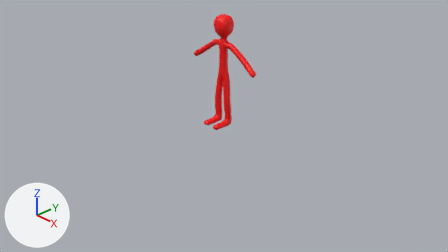
The Blender file art/blender/stickman.blend, before and after one commit.
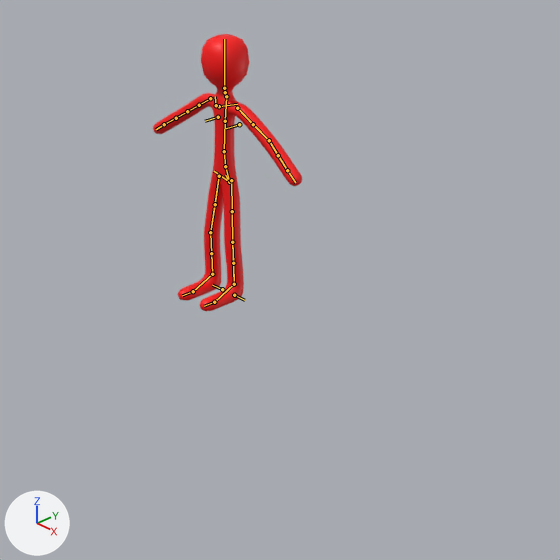
Each version is shown from the file's camera 'Camera', then close up on the part from 29% to 81% of the width and 0% to 93% of the height. The lights are fixed; the arrows at lower left show +X, +Y and +Z. The bones that bend it are drawn over the model as lines in the close-ups.

Names of what the first close-up shows: 'Skin'.
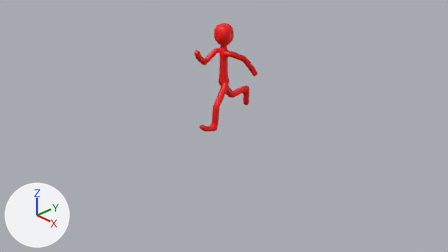
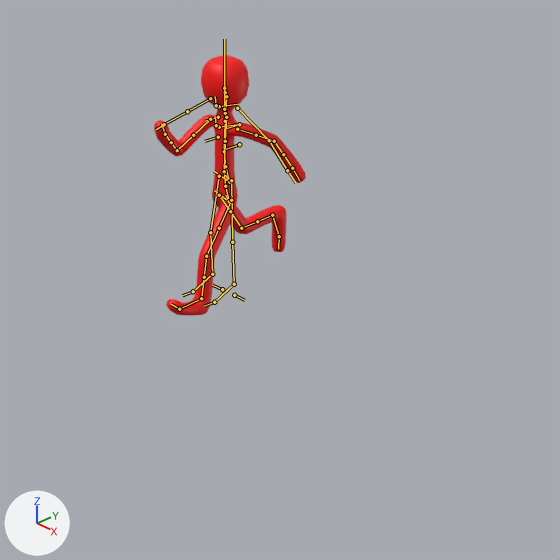
The newer file adds an action. The first version stands in its rest pose; the second is drawn at frame 17 of the action 'Run'.

Where the change shows, as pixel boxes (x1, y1, x2, y2) in the close-ups (560 x 560 px):
'Skin', posed (6% shorter)
    before: (153, 34, 302, 311)
    after: (154, 55, 306, 315)

Patch to the scene script:
```diff
--- a/art/blender/stickman.blend.py
+++ b/art/blender/stickman.blend.py
@@ bone_torso @@
 bone_torso = bpy.data.objects['rig'].pose.bones['torso']  # child of 'MCH-torso.parent'
-bone_torso.location = (0.0, 0.0, 0.0)
+bone_torso.location = (0.0, 0.0, -0.153)
@@ bone_thigh_ik_l @@
 bone_thigh_ik_l = bpy.data.objects['rig'].pose.bones['thigh_ik.L']  # child of 'MCH-thigh_ik_swing.L'
 bone_thigh_ik_l.rotation_mode = 'ZXY'
-bone_thigh_ik_l.rotation_euler = (0.0, 0.0, 0.0)  # degrees (0, 0, 0)
+bone_thigh_ik_l.rotation_euler = (0.0, 0.367, 0.0)  # degrees (0, 21, 0)
@@ bone_thigh_ik_r @@
 bone_thigh_ik_r = bpy.data.objects['rig'].pose.bones['thigh_ik.R']  # child of 'MCH-thigh_ik_swing.R'
 bone_thigh_ik_r.rotation_mode = 'ZXY'
-bone_thigh_ik_r.rotation_euler = (0.0, 0.0, 0.0)  # degrees (0, 0, 0)
+bone_thigh_ik_r.rotation_euler = (0.0, -0.698, 0.0)  # degrees (0, -40, 0)
@@ bone_upper_arm_fk_l @@
 bone_upper_arm_fk_l = bpy.data.objects['rig'].pose.bones['upper_arm_fk.L']  # child of 'MCH-upper_arm_parent.L'
-bone_upper_arm_fk_l.rotation_quaternion = (1.0, 0.0, 0.0, 0.0)  # degrees (0, 0, 0)
+bone_upper_arm_fk_l.rotation_quaternion = (0.812, -0.34, 0.316, -0.354)  # degrees (-54, 16, -55)
@@ bone_forearm_fk_l @@
 bone_forearm_fk_l = bpy.data.objects['rig'].pose.bones['forearm_fk.L']  # child of 'upper_arm_fk.L'
-bone_forearm_fk_l.rotation_quaternion = (1.0, 0.0, 0.0, 0.0)  # degrees (0, 0, 0)
+bone_forearm_fk_l.rotation_quaternion = (0.986, 0.159, -0.034, 0.029)  # degrees (18, -4, 3)
@@ bone_hand_fk_l @@
 bone_hand_fk_l = bpy.data.objects['rig'].pose.bones['hand_fk.L']  # child of 'MCH-hand_fk.L'
-bone_hand_fk_l.rotation_quaternion = (1.0, 0.0, 0.0, 0.0)  # degrees (0, 0, 0)
+bone_hand_fk_l.rotation_quaternion = (0.984, 0.106, 0.002, 0.14)  # degrees (12, -1, 16)
@@ bone_upper_arm_fk_r @@
 bone_upper_arm_fk_r = bpy.data.objects['rig'].pose.bones['upper_arm_fk.R']  # child of 'MCH-upper_arm_parent.R'
-bone_upper_arm_fk_r.rotation_quaternion = (1.0, 0.0, 0.0, 0.0)  # degrees (0, 0, 0)
+bone_upper_arm_fk_r.rotation_quaternion = (0.813, 0.437, 0.25, 0.291)  # degrees (60, 9, 44)
@@ bone_forearm_fk_r @@
 bone_forearm_fk_r = bpy.data.objects['rig'].pose.bones['forearm_fk.R']  # child of 'upper_arm_fk.R'
-bone_forearm_fk_r.rotation_quaternion = (1.0, 0.0, 0.0, 0.0)  # degrees (0, 0, 0)
+bone_forearm_fk_r.rotation_quaternion = (0.761, 0.619, -0.189, -0.047)  # degrees (80, -13, -18)
@@ bone_hand_fk_r @@
 bone_hand_fk_r = bpy.data.objects['rig'].pose.bones['hand_fk.R']  # child of 'MCH-hand_fk.R'
-bone_hand_fk_r.rotation_quaternion = (1.0, 0.0, 0.0, 0.0)  # degrees (0, 0, 0)
+bone_hand_fk_r.rotation_quaternion = (0.984, 0.106, -0.002, -0.14)  # degrees (12, 1, -16)
@@ bone_foot_ik_l @@
 bone_foot_ik_l = bpy.data.objects['rig'].pose.bones['foot_ik.L']  # child of 'MCH-foot_ik.parent.L'
-bone_foot_ik_l.location = (0.0, 0.0, 0.0)
-bone_foot_ik_l.rotation_quaternion = (1.0, 0.0, 0.0, 0.0)  # degrees (0, 0, 0)
+bone_foot_ik_l.location = (0.0, -0.329, -0.008)
+bone_foot_ik_l.rotation_quaternion = (0.987, -0.162, 0.0, 0.0)  # degrees (-19, 0, 0)
@@ bone_toe_ik_l @@
 bone_toe_ik_l = bpy.data.objects['rig'].pose.bones['toe_ik.L']  # child of 'MCH-toe_ik_parent.L'
-bone_toe_ik_l.rotation_quaternion = (1.0, 0.0, 0.0, 0.0)  # degrees (0, 0, 0)
+bone_toe_ik_l.rotation_quaternion = (0.983, 0.186, 0.0, 0.0)  # degrees (21, 0, 0)
@@ bone_foot_ik_r @@
 bone_foot_ik_r = bpy.data.objects['rig'].pose.bones['foot_ik.R']  # child of 'MCH-foot_ik.parent.R'
-bone_foot_ik_r.location = (0.0, 0.0, 0.0)
-bone_foot_ik_r.rotation_quaternion = (1.0, 0.0, 0.0, 0.0)  # degrees (0, 0, 0)
+bone_foot_ik_r.location = (0.0, 0.634, 0.297)
+bone_foot_ik_r.rotation_quaternion = (0.716, 0.698, 0.0, 0.0)  # degrees (88, 0, 0)
```
